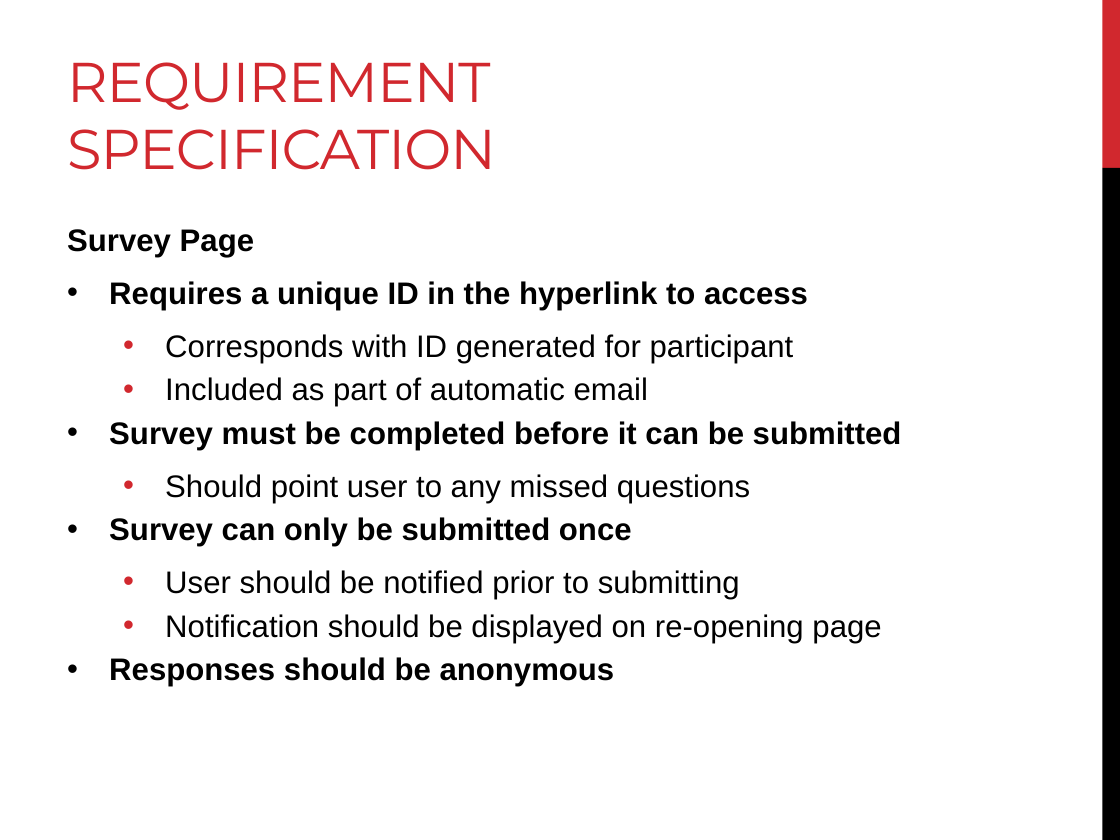
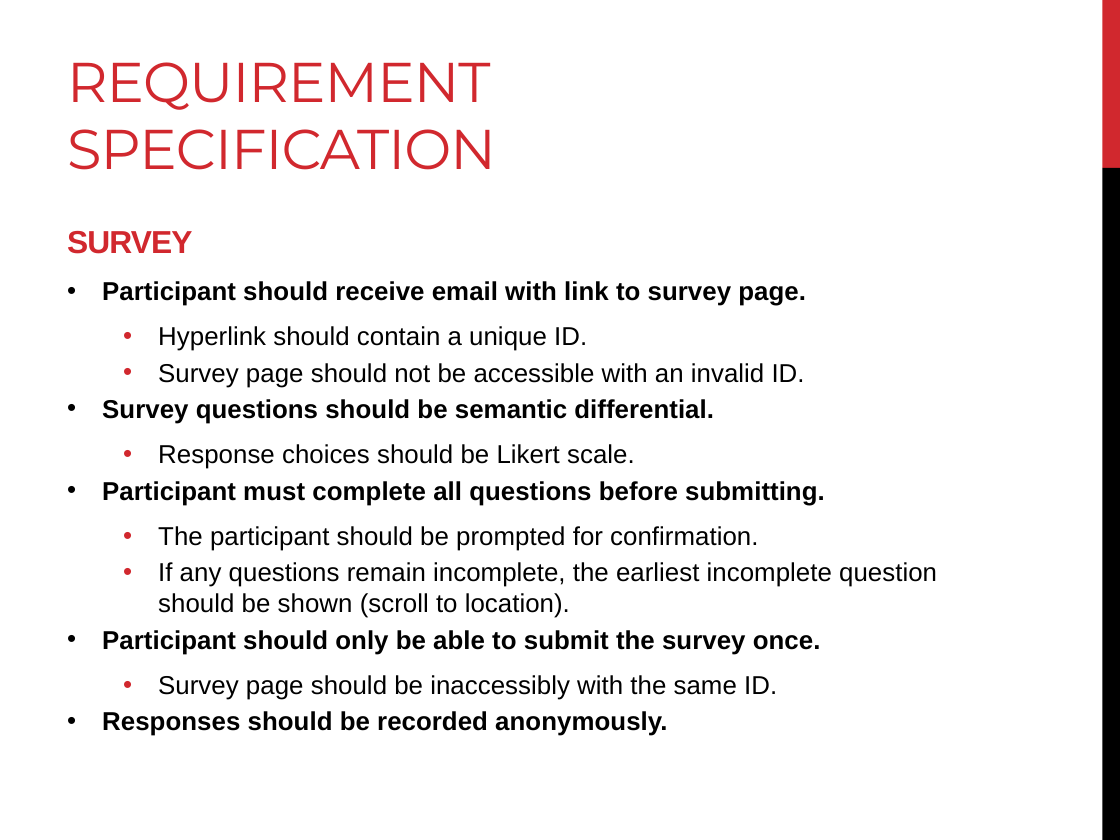
Before and after one commit to AndreasSchwagerl/RR-Survey-System, a slide deck: slide 6 of Survey System - Progress Presentation 3.pptx (slide 7 before the commit). Drawn at 1120x840 pixels with LibreOffice and Linux fonts; fonts in the diff are those of the drawing. Boxes give left, top, right and bottom in pixels: in the first picture for what was removed or moved away, otherwise in the second. Text is boxed around its words. In the diff, an @@ line names an element or a change of style, - is before the commit and + after.

```diff
--- a/Survey System - Progress Presentation 3.pptx
+++ b/Survey System - Progress Presentation 3.pptx
@@ text at (67, 231, 937, 736): text changed; size 20 to 16.6 pt @@
-Survey Page
-• Requires a unique ID in the hyperlink to access
-  • Corresponds with ID generated for participant
-  • Included as part of automatic email
-• Survey must be completed before it can be submitted
-  • Should point user to any missed questions
-• Survey can only be submitted once
-  • User should be notified prior to submitting
-  • Notification should be displayed on re-opening page
-• Responses should be anonymous
+SURVEY
+• Participant should receive email with link to survey page.
+  • Hyperlink should contain a unique ID.
+  • Survey page should not be accessible with an invalid ID.
+• Survey questions should be semantic differential.
+  • Response choices should be Likert scale.
+• Participant must complete all questions before submitting.
+  • The participant should be prompted for confirmation.
+  • If any questions remain incomplete, the earliest incomplete question should be shown (scroll to location).
+• Participant should only be able to submit the survey once.
+  • Survey page should be inaccessibly with the same ID.
+• Responses should be recorded anonymously.
```
Also in this commit, not shown: 7 other slides changed, 4 slides added, 1 slide removed.
